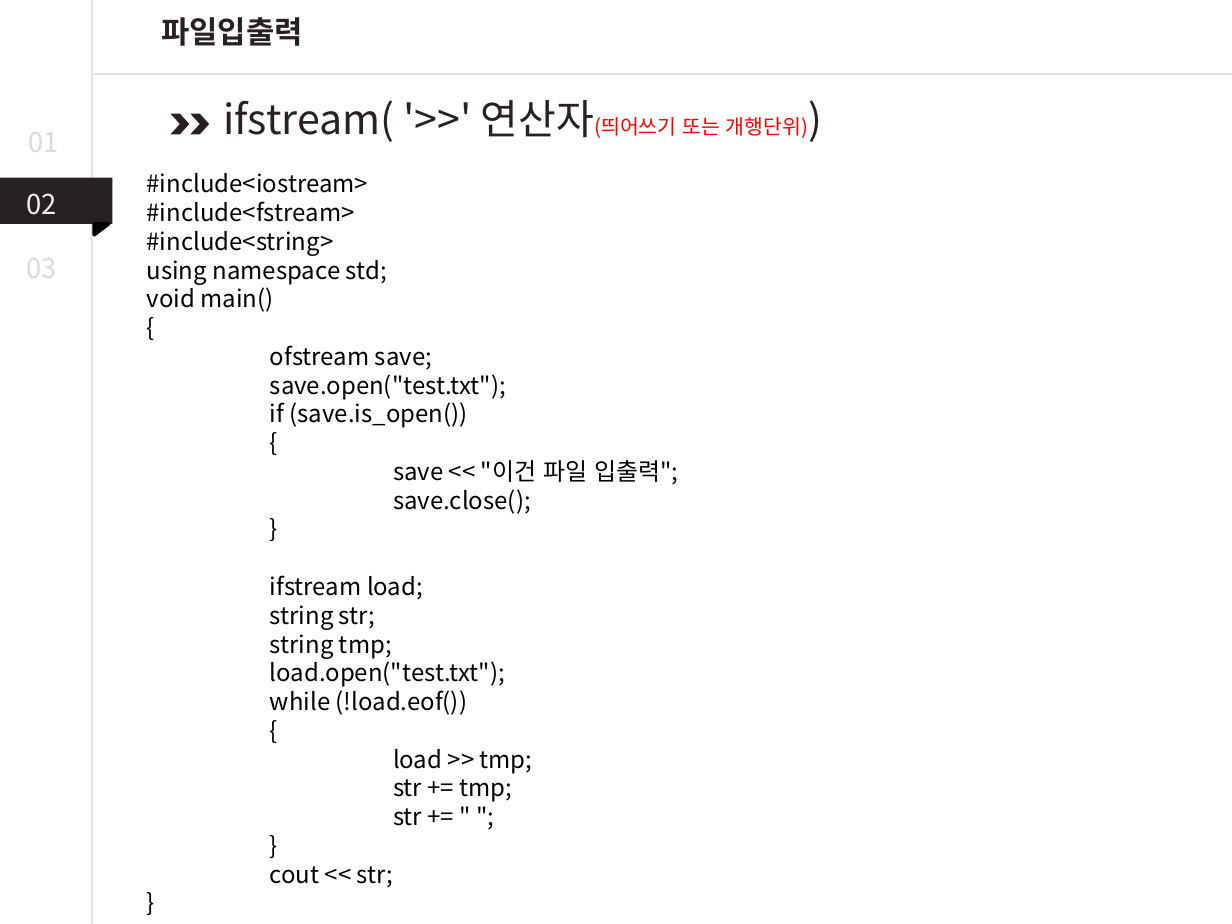
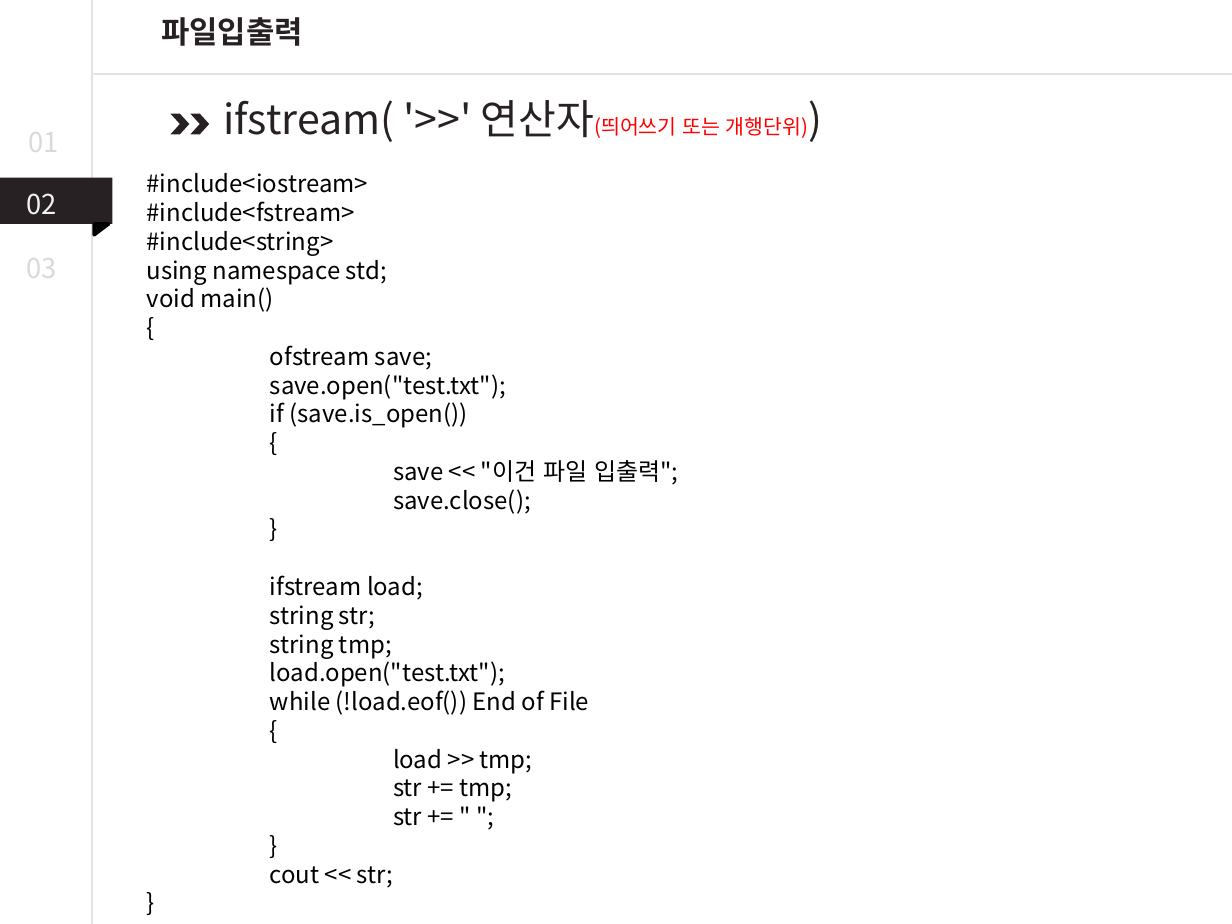
Before and after one commit to woochan89/woochancho, a slide deck: slide 12 of ppt/C++_6_오목_파일입출력_오목(Replay).pptx. Drawn at 1232x924 pixels with LibreOffice and Linux fonts; fonts in the diff are those of the drawing. Boxes give left, top, right and bottom in pixels: in the first picture for what was removed or moved away, otherwise in the second. Text is boxed around its words. In the diff, an @@ line names an element or a change of style, - is before the commit and + after.

```diff
--- a/ppt/C++_6_오목_파일입출력_오목(Replay).pptx
+++ b/ppt/C++_6_오목_파일입출력_오목(Replay).pptx
@@ text at (270, 686, 589, 715): text changed @@
-while (!load.eof())
+while (!load.eof()) End of File
```
Also in this commit, not shown: 27 other files.
